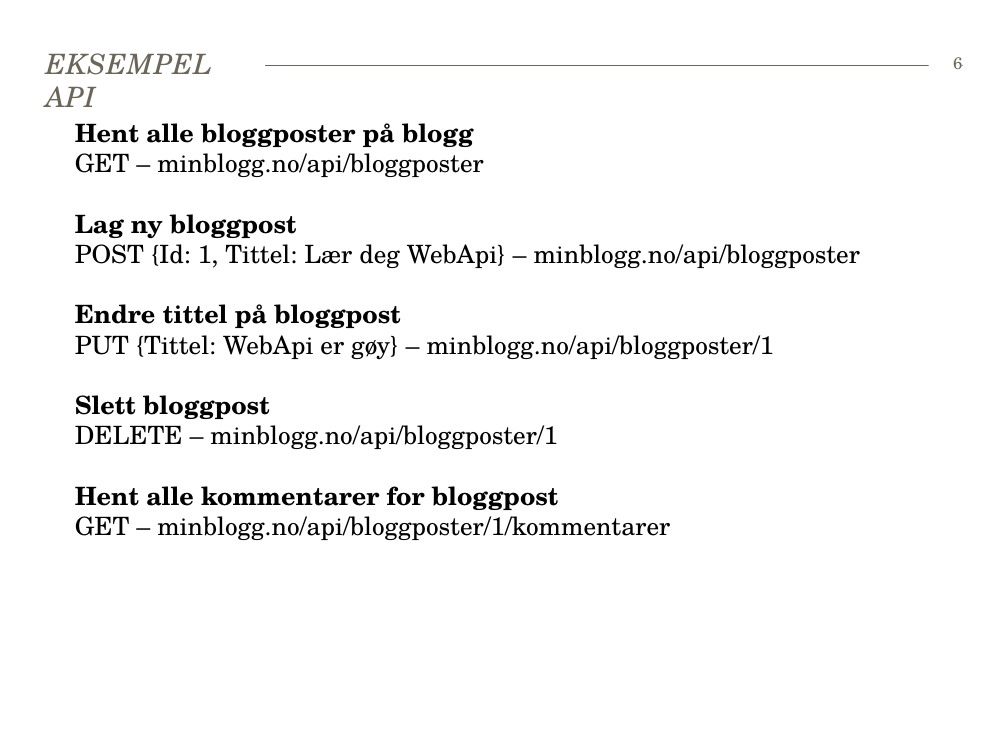
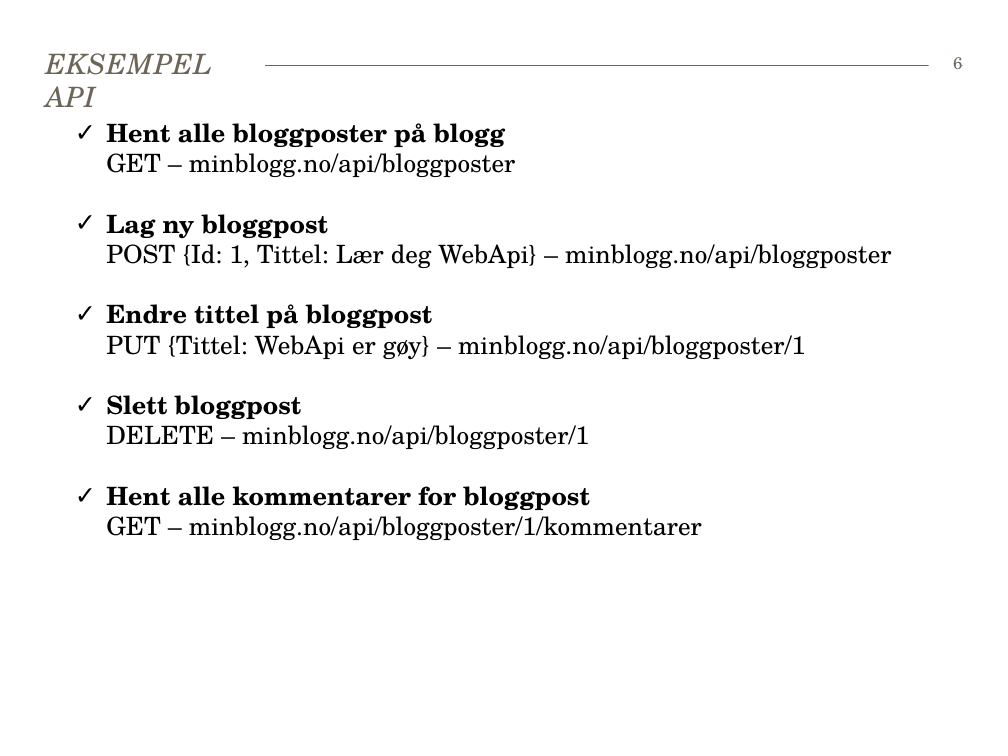
Before and after one commit to bekk/dotnetkurs, a slide deck: slide 6 of webapi/WebAPI.pptx. Drawn at 1008x756 pixels with LibreOffice and Linux fonts; fonts in the diff are those of the drawing. Boxes give left, top, right and bottom in pixels: in the first picture for what was removed or moved away, otherwise in the second. Text is boxed around its words. In the diff, an @@ line names an element or a change of style, - is before the commit and + after.

Commit message:
Adjustments to slides for webapi and uploaded MinBlogg

```diff
--- a/webapi/WebAPI.pptx
+++ b/webapi/WebAPI.pptx
@@ text at (106,123,891,540): text changed @@
-Hent alle bloggposter på blogg
-GET – minblogg.no/api/bloggposter
-Lag ny bloggpost
-POST {Id: 1, Tittel: Lær deg WebApi} – minblogg.no/api/bloggposter
-Endre tittel på bloggpost
-PUT {Tittel: WebApi er gøy} – minblogg.no/api/bloggposter/1
-Slett bloggpost
-DELETE – minblogg.no/api/bloggposter/1
-Hent alle kommentarer for bloggpost
-GET – minblogg.no/api/bloggposter/1/kommentarer
+✓ Hent alle bloggposter på blogg
+  GET – minblogg.no/api/bloggposter
+✓ Lag ny bloggpost
+  POST {Id: 1, Tittel: Lær deg WebApi} – minblogg.no/api/bloggposter
+✓ Endre tittel på bloggpost
+  PUT {Tittel: WebApi er gøy} – minblogg.no/api/bloggposter/1
+✓ Slett bloggpost
+  DELETE – minblogg.no/api/bloggposter/1
+✓ Hent alle kommentarer for bloggpost
+  GET – minblogg.no/api/bloggposter/1/kommentarer
```
Also in this commit, not shown: 13 other slides changed, 16 other files.
